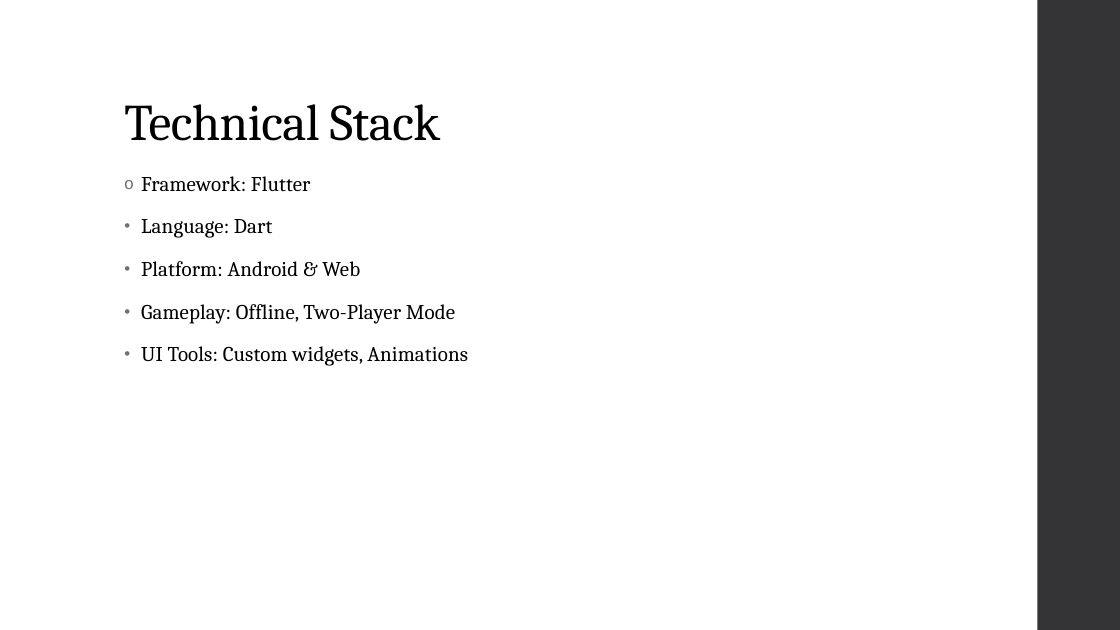
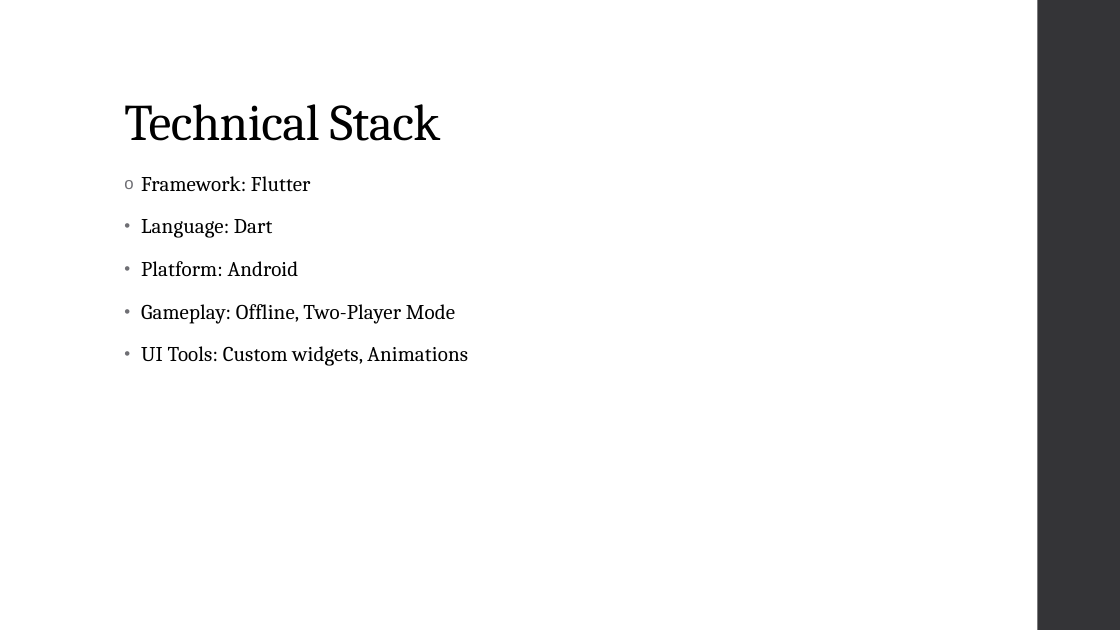
Before and after one commit to harmikrathod09/Sem_5, a slide deck: slide 6 of PC/TIC-TAC-TEO.pptx. Drawn at 1120x630 pixels with LibreOffice and Linux fonts; fonts in the diff are those of the drawing. Boxes give left, top, right and bottom in pixels: in the first picture for what was removed or moved away, otherwise in the second. Text is boxed around its words. In the diff, an @@ line names an element or a change of style, - is before the commit and + after.

```diff
--- a/PC/TIC-TAC-TEO.pptx
+++ b/PC/TIC-TAC-TEO.pptx
@@ text at (141,261,299,277): text changed @@
-• Platform: Android & Web
+• Platform: Android
```
Also in this commit, not shown: 1 slide added, 13 other files.
